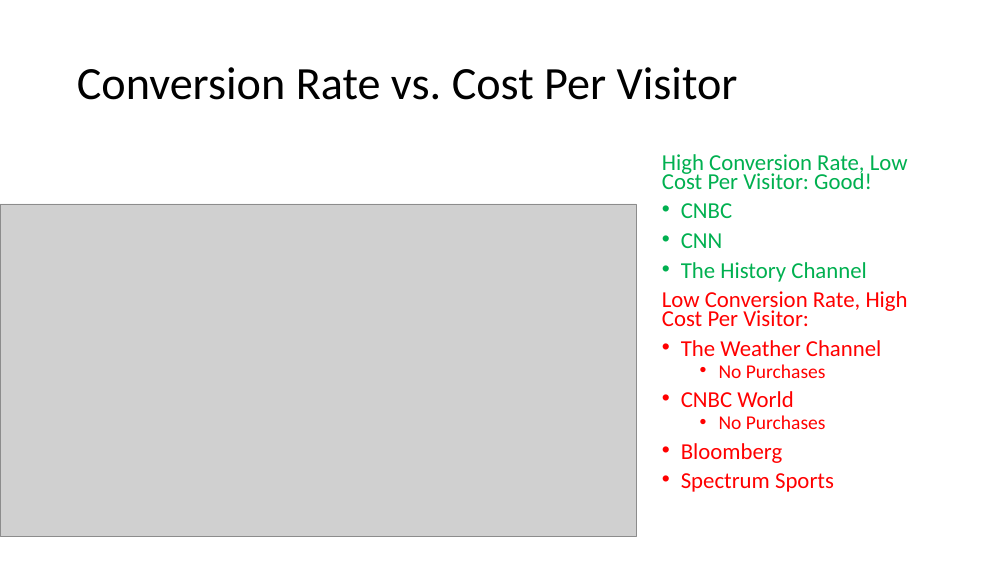
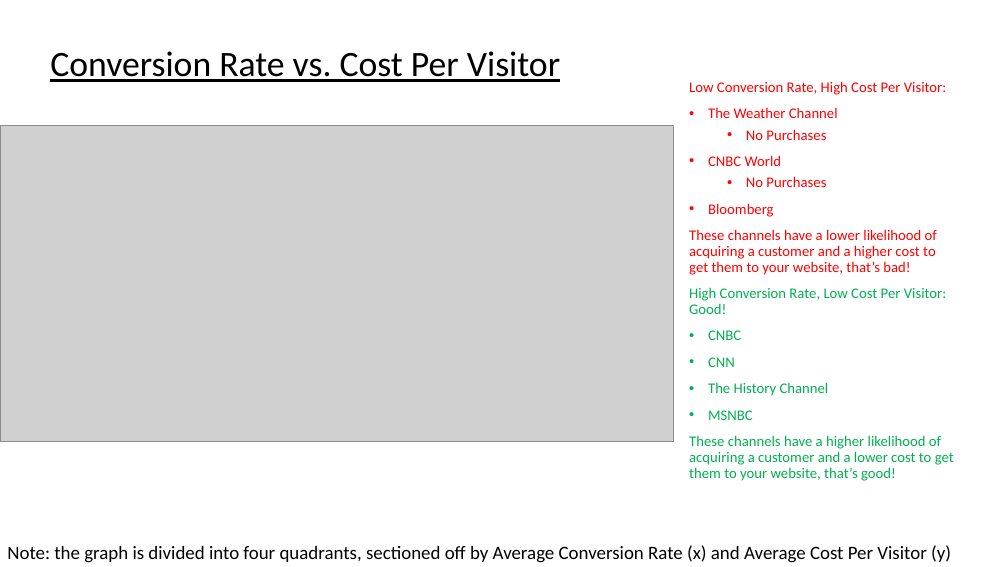
Before and after one commit to papir805/telepulse_ad_campaign_report, a slide deck: slide 14 of companyxyz_presentation.pptx (slide 12 before the commit). Drawn at 1008x567 pixels with LibreOffice and Linux fonts; fonts in the diff are those of the drawing; grey boxes stand for pictures. Boxes give left, top, right and bottom in pixels: in the first picture for what was removed or moved away, otherwise in the second. Text is boxed around its words. In the diff, an @@ line names an element or a change of style, - is before the commit and + after.

```diff
--- a/companyxyz_presentation.pptx
+++ b/companyxyz_presentation.pptx
@@ title "Conversion Rate vs. Cost Per ...": place and size @@
-title "Conversion Rate vs. Cost Per ..." at <box>77,67,738,100</box>
+title "Conversion Rate vs. Cost Per ..." at <box>50,51,560,82</box>
@@ title "Conversion Rate vs. Cost Per ..." at <box>50,51,560,82</box>: size 44 to 34 pt, underline on @@
@@ text added at <box>689,81,954,481</box>, 14 pt, text #FF0000 @@
+Low Conversion Rate, High Cost Per Visitor:
+• The Weather Channel
+  • No Purchases
+• CNBC World
+  • No Purchases
+• Bloomberg
+These channels have a lower likelihood of acquiring a customer and a higher cost to get them to your website, that’s bad!
+High Conversion Rate, Low Cost Per Visitor: Good!
+• CNBC
+• CNN
+• The History Channel
+• MSNBC
+These channels have a higher likelihood of acquiring a customer and a lower cost to get them to your website, that’s good!
@@ picture: place and size @@
-picture at <box>0,204,637,537</box>
+picture at <box>0,126,674,442</box>
@@ text removed at <box>662,154,908,492</box> @@
-High Conversion Rate, Low Cost Per Visitor: Good!
-• CNBC
-• CNN
-• The History Channel
-Low Conversion Rate, High Cost Per Visitor:
-• The Weather Channel
-  • No Purchases
-• CNBC World
-  • No Purchases
-• Bloomberg
-• Spectrum Sports
@@ text added at <box>7,545,951,563</box>, 18 pt, text #000000 @@
+Note: the graph is divided into four quadrants, sectioned off by Average Conversion Rate (x) and Average Cost Per Visitor (y)
```
Also in this commit, not shown: 9 other slides changed, 7 slides added, 4 slides removed, 9 other files.
